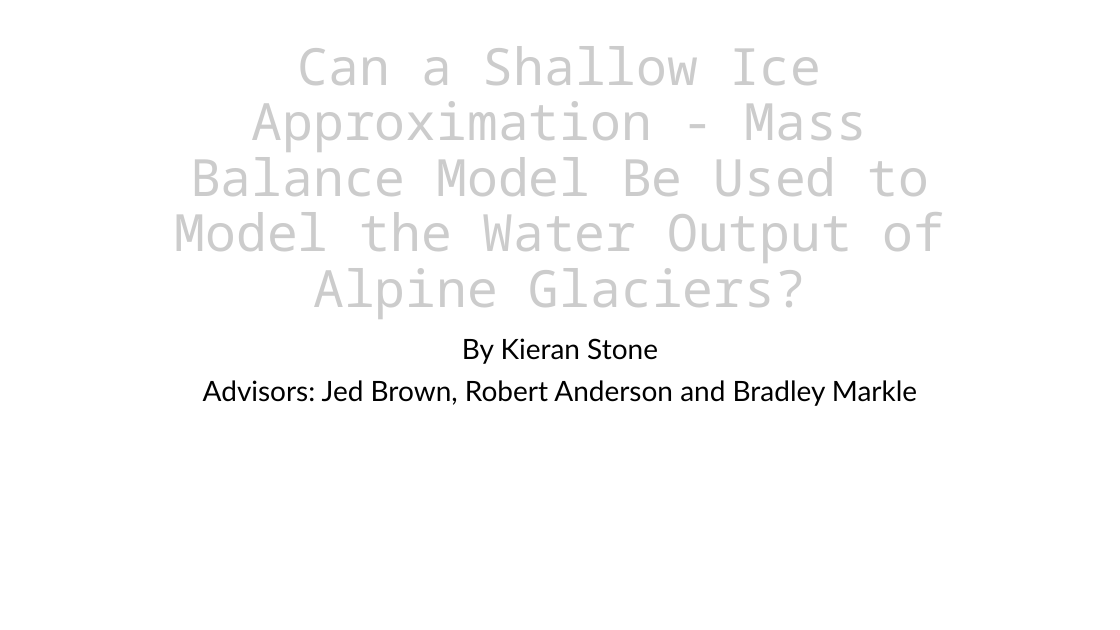
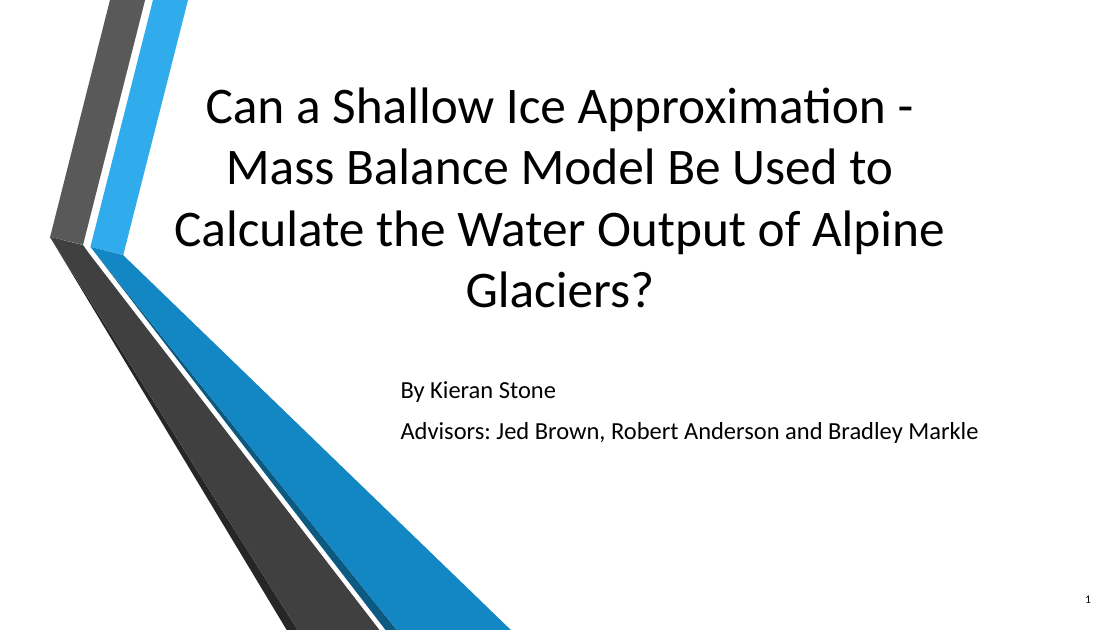
Before and after one commit to kstone3/Senior-Thesis, a slide deck: slide 1 of Thesis/thesis_defense.pptx. Drawn at 1120x630 pixels with LibreOffice and Linux fonts; fonts in the diff are those of the drawing; background and template pictures are left out. Boxes give left, top, right and bottom in pixels: in the first picture for what was removed or moved away, otherwise in the second. Text is boxed around its words. In the diff, an @@ line names an element or a change of style, - is before the commit and + after.

```diff
--- a/Thesis/thesis_defense.pptx
+++ b/Thesis/thesis_defense.pptx
@@ title at <box>174,87,945,308</box>: text changed; font Noto Sans Mono to Calibri; text colour #CCCCCC to #000000 @@
-Can a Shallow Ice Approximation - Mass Balance Model Be Used to Model the Water Output of Alpine Glaciers?
+Can a Shallow Ice Approximation - Mass Balance Model Be Used to Calculate the Water Output of Alpine Glaciers?
@@ group added at <box>50,0,512,630</box>: 6 freeform shapes @@
@@ subtitle "By Kieran Stone": place and size @@
-subtitle "By Kieran Stone" at <box>203,338,917,406</box>
+subtitle "By Kieran Stone" at <box>401,381,978,443</box>
@@ subtitle "By Kieran Stone" at <box>401,381,978,443</box>: size 24 to 21 pt, font Lato to Calibri; alignment centre to left; line spacing 0.9 to 1 @@
@@ page number added at <box>1085,595,1091,603</box>, 10 pt, text #000000 @@
+1
```
Also in this commit, not shown: 12 other slides changed, 14 slides added, 4 slides removed, 16 other files.
